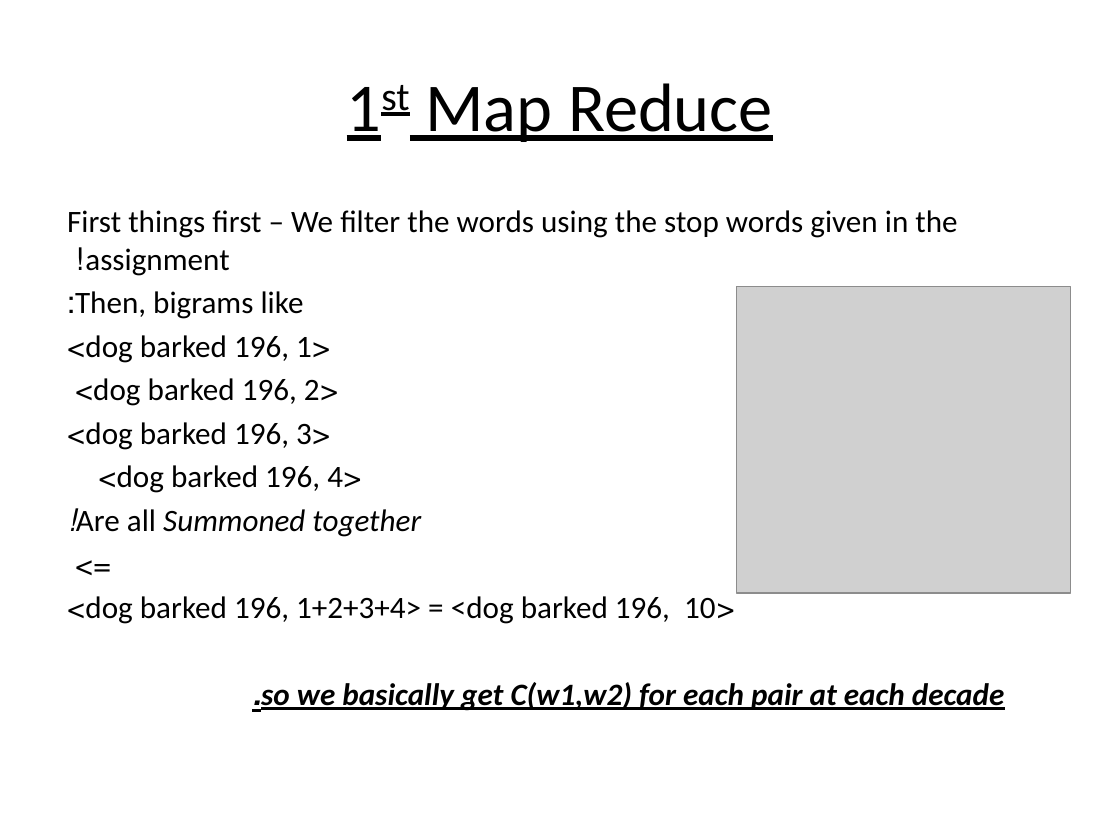
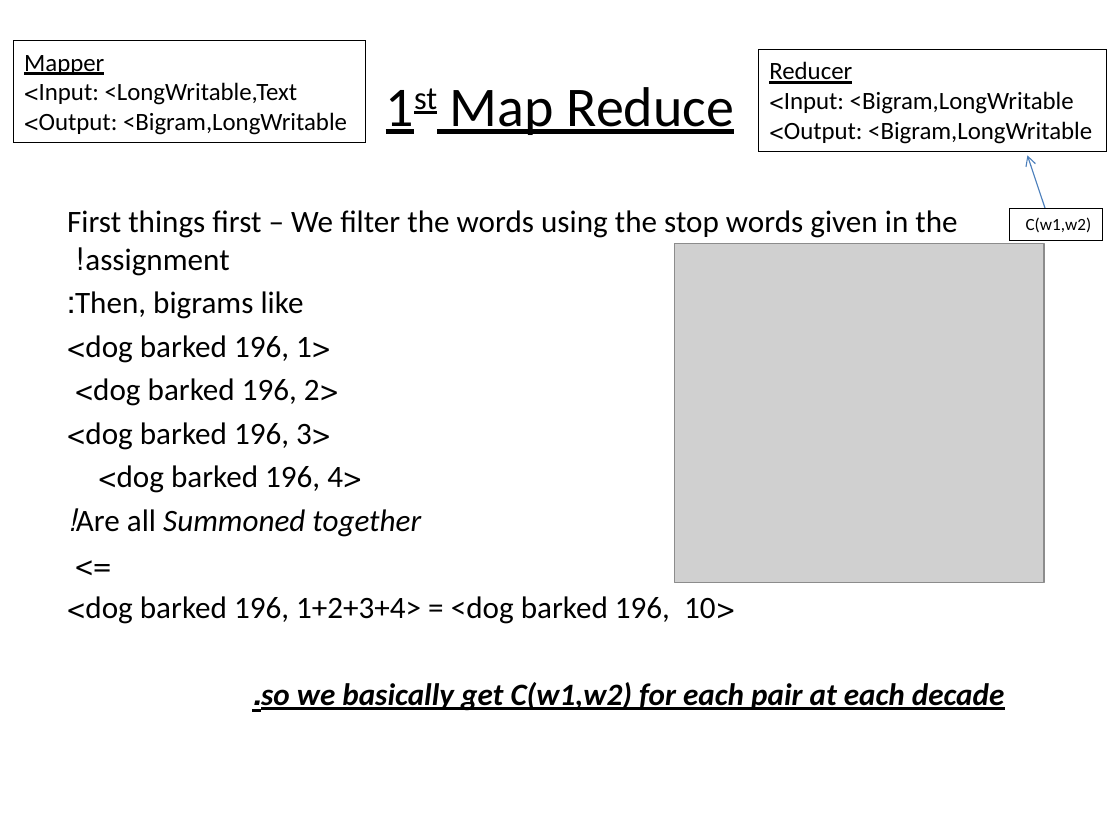
Before and after one commit to yitzhtal/collocation-extraction-using-amazon-elastic-map-reduce, a slide deck: slide 4 of Collocation-Extraction-Using-Amazon-Elastic-Map-Reduce.pptx. Drawn at 1120x840 pixels with LibreOffice and Linux fonts; fonts in the diff are those of the drawing; grey boxes stand for pictures. Boxes give left, top, right and bottom in pixels: in the first picture for what was removed or moved away, otherwise in the second. Text is boxed around its words. In the diff, an @@ line names an element or a change of style, - is before the commit and + after.

```diff
--- a/Collocation-Extraction-Using-Amazon-Elastic-Map-Reduce.pptx
+++ b/Collocation-Extraction-Using-Amazon-Elastic-Map-Reduce.pptx
@@ rectangle added at (x1=13, y1=40, x2=366, y2=142), outline #000000 0.75 pt, 16 pt, text #000000 @@
+Mapper
+Input: <LongWritable,Text>
+Output: <Bigram,LongWritable>
@@ title "1st Map Reduce" at (x1=450, y1=87, x2=734, y2=135): size 44 to 36 pt @@
@@ rectangle added at (x1=758, y1=49, x2=1107, y2=151), outline #000000 0.75 pt, 16 pt, text #000000 @@
+Reducer
+Input: <Bigram,LongWritable>
+Output: <Bigram,LongWritable>
@@ arrow added from (1045, 208) to (1027, 156), #4B7EBC 0.75 pt @@
@@ rectangle added at (x1=1010, y1=208, x2=1103, y2=241), outline #000000 0.75 pt, 11 pt, text #000000 @@
+C(w1,w2)
@@ picture resized from (x1=736, y1=287, x2=1070, y2=594) to (x1=674, y1=244, x2=1044, y2=584) @@
```
Also in this commit, not shown: 8 other slides changed.
